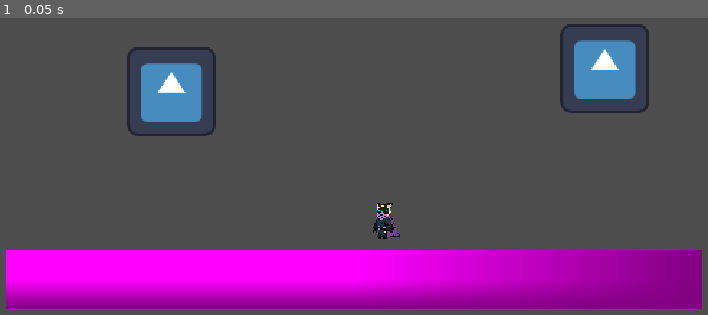
Above: before the commit, frame 1.
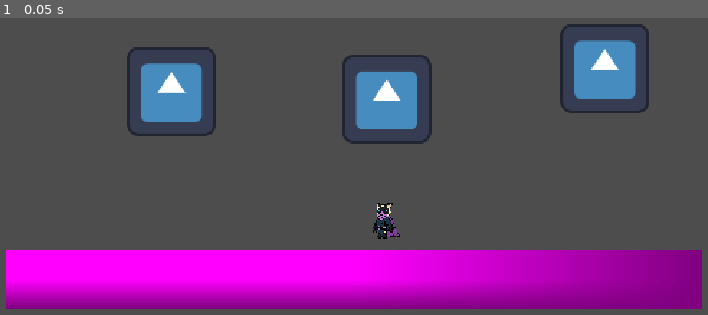
Above: after the commit, the same moment.

Repository: Se-fue/theiki-katara
Game: Godot game, scene res://Niveles/Zonas/Z1/Z1H1.tscn
Two runs of this game, one before a commit and one after it. Both use one fixed random seed, a clock stepped at 60 frames per second and the inputs below. The engine's default icon, where the game draws it, is replaced by a stand-in: a white triangle on a blue panel in a dark square.
Inputs:
- Up to frame 1 (0.05 s): no input

The runs differ from the first frame. In frame 1, 2.1% of the frame differs, in the area x 48-62%, y 12-43%.
Error in both runs: Invalid assignment of property or key 'x' with value of type 'Nil' on a base object of type 'Vector2'. (res://Characters/J1/jugador_1.tscn::GDScript_54x30:23)

Commit message:
ALEX
sexobrad

Diff:
--- a/Niveles/Zonas/Z1/Z1H1.tscn
+++ b/Niveles/Zonas/Z1/Z1H1.tscn
@@ -31,3 +31,7 @@
 [node name="Icon2" type="Sprite2D" parent="." unique_id=617355563]
 position = Vector2(868, 287)
 texture = ExtResource("2_0xe4c")
+
+[node name="Icon3" type="Sprite2D" parent="." unique_id=981254]
+position = Vector2(554, 331)
+texture = ExtResource("2_0xe4c")
